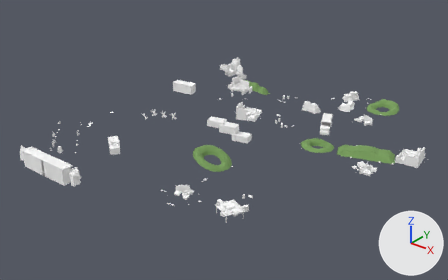
The glTF model assets/models/outdoor/outdoor_13.glb, before and after one commit.
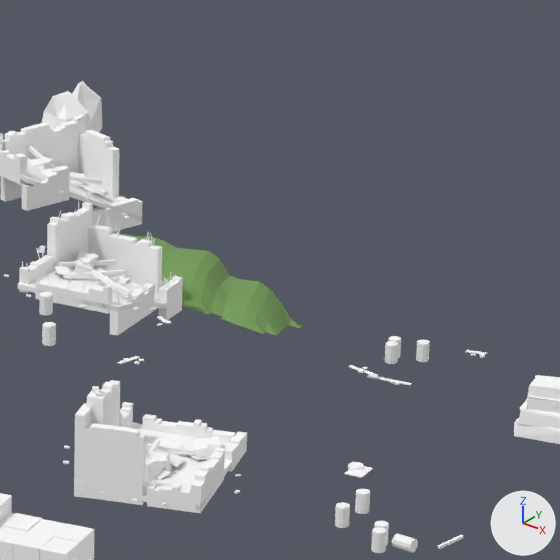
Old and new are each drawn whole from a camera (50 mm lens) standing at (92.0, -123.1, 72.0) and looking at (-3.2, -4.0, -1.9) and again close up on the part from 50% to 69% of the width and 16% to 46% of the height. The axes (+X, +Y, +Z) are drawn at lower right. The lights are the same throughout. The last two pictures show the newer version. Vertices at exactly the same position are counted once.

Script lines for the objects in view, before the commit:
```python
me_gas_station_town = bpy.data.meshes.new('gas_station_town')
me_gas_station_town.from_pydata(...)  # 13993 vertices, 20698 faces; spans x -50.1..46.3, y -43.8..42.7, z -5.1..9.2
# faces by material slot: [18254, 2444]
me_gas_station_town.materials.append(mat_kit_atlas)  # white #ffffff
me_gas_station_town.materials.append(mat_ground)  # picture img_kit_dbr_ground
ob_gas_station_town = bpy.data.objects.new('gas_station_town', me_gas_station_town)
ob_gas_station_town.location = (0.0, 0.0, 0.0)
```
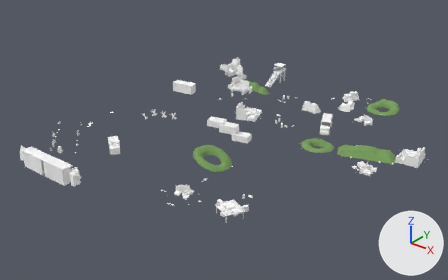
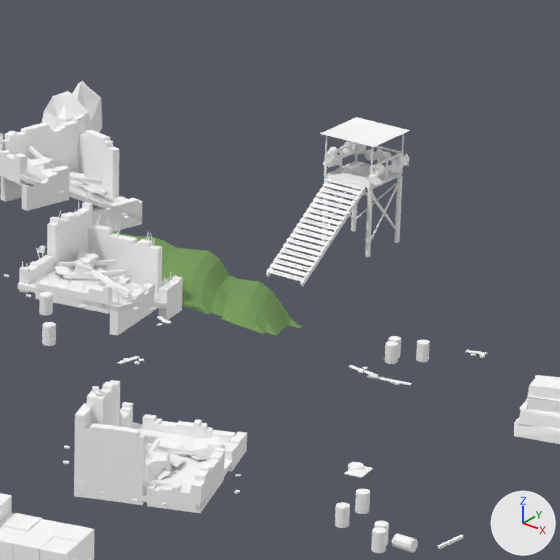
Where the change shows, as pixel boxes (x1, y1, x2, y2) in the close-ups (560 x 560 px):
part 1 of me_gas_station_town, added: after (351, 188, 358, 231)
part 2 of me_gas_station_town, added: after (394, 175, 402, 243)
part 3 of me_gas_station_town, added: after (322, 178, 329, 242)
part 4 of me_gas_station_town, added: after (365, 190, 373, 257)
part 5 of me_gas_station_town, added: after (367, 175, 401, 191)
part 6 of me_gas_station_town, added: after (324, 174, 373, 189)
part 7 of me_gas_station_town, added: after (324, 155, 327, 175)
part 8 of me_gas_station_town, added: after (385, 159, 388, 180)
part 9 of me_gas_station_town, added: after (375, 146, 404, 153)
part 10 of me_gas_station_town, added (mostly hidden): after (357, 149, 396, 161)
part 11 of me_gas_station_town, added: after (325, 142, 355, 157)
part 12 of me_gas_station_town, added: after (325, 149, 356, 166)
part 13 of me_gas_station_town, added: after (371, 152, 402, 168)
part 14 of me_gas_station_town, added: after (266, 117, 410, 287)

What changed in the scene script:
```text
Change me_gas_station_town:
    used by ob_gas_station_town; location = (0.0, 0.0, 0.0)
    remove me_gas_station_town.from_pydata(...)  # 13993 vertices, 20698 faces; spans x -50.1..46.3, y -43.8..42.7, z -5.1..9.2
    add me_gas_station_town.from_pydata(...)  # 14954 vertices, 22150 faces; spans x -50.1..46.3, y -43.8..42.7, z -5.1..9.2
    me_gas_station_town part 1: a new loose piece, an 8-sided cylinder along z spanning x -16.68..-16.42, y 41.42..41.68, z -0.61..2.85, in mat_kit_atlas (white #ffffff)
    me_gas_station_town part 2: a new loose piece, an 8-sided cylinder along z spanning x -14.08..-13.82, y 41.42..41.68, z -0.61..2.85, in mat_kit_atlas (white #ffffff)
    me_gas_station_town part 3: a new loose piece, an 8-sided cylinder along z spanning x -16.68..-16.42, y 38.82..39.08, z -0.6..2.85, in mat_kit_atlas (white #ffffff)
    me_gas_station_town part 4: a new loose piece, an 8-sided cylinder along z spanning x -14.08..-13.82, y 38.82..39.08, z -0.6..2.85, in mat_kit_atlas (white #ffffff)
    me_gas_station_town part 5: a new loose piece, a box spanning x -14.06..-13.94, y 38.85..41.65, z 2.85..2.97, in mat_kit_atlas (white #ffffff)
    me_gas_station_town part 6: a new loose piece, a box spanning x -16.641..-13.866, y 38.86..39.073, z 2.965..3.035, in mat_kit_atlas (white #ffffff)
    me_gas_station_town part 7: a new loose piece, a box spanning x -16.645..-16.555, y 38.855..38.945, z 3.05..4.09, in mat_kit_atlas (white #ffffff)
    me_gas_station_town part 8: a new loose piece, a box spanning x -13.945..-13.855, y 40.205..40.295, z 3.05..4.09, in mat_kit_atlas (white #ffffff)
    me_gas_station_town part 9: a new loose piece, a box spanning x -16.65..-13.85, y 41.575..41.625, z 4.0..4.1, in mat_kit_atlas (white #ffffff)
    me_gas_station_town part 10: a new loose piece, a box spanning x -16.65..-13.85, y 41.575..41.625, z 3.51..3.69, in mat_kit_atlas (white #ffffff)
    me_gas_station_town part 11: a new loose piece, a box spanning x -16.625..-16.575, y 38.85..41.65, z 4.0..4.1, in mat_kit_atlas (white #ffffff)
    me_gas_station_town part 12: a new loose piece, a box spanning x -16.625..-16.575, y 38.85..41.65, z 3.51..3.69, in mat_kit_atlas (white #ffffff)
    me_gas_station_town part 13: a new loose piece, a box spanning x -13.925..-13.875, y 38.85..41.65, z 4.0..4.1, in mat_kit_atlas (white #ffffff)
    me_gas_station_town part 14: 729 vertices added at x -17.1..-13.4, y 33.6..42.1, z -0.7..5.2
    other edits to the shape of me_gas_station_town do not show in these pictures
```
